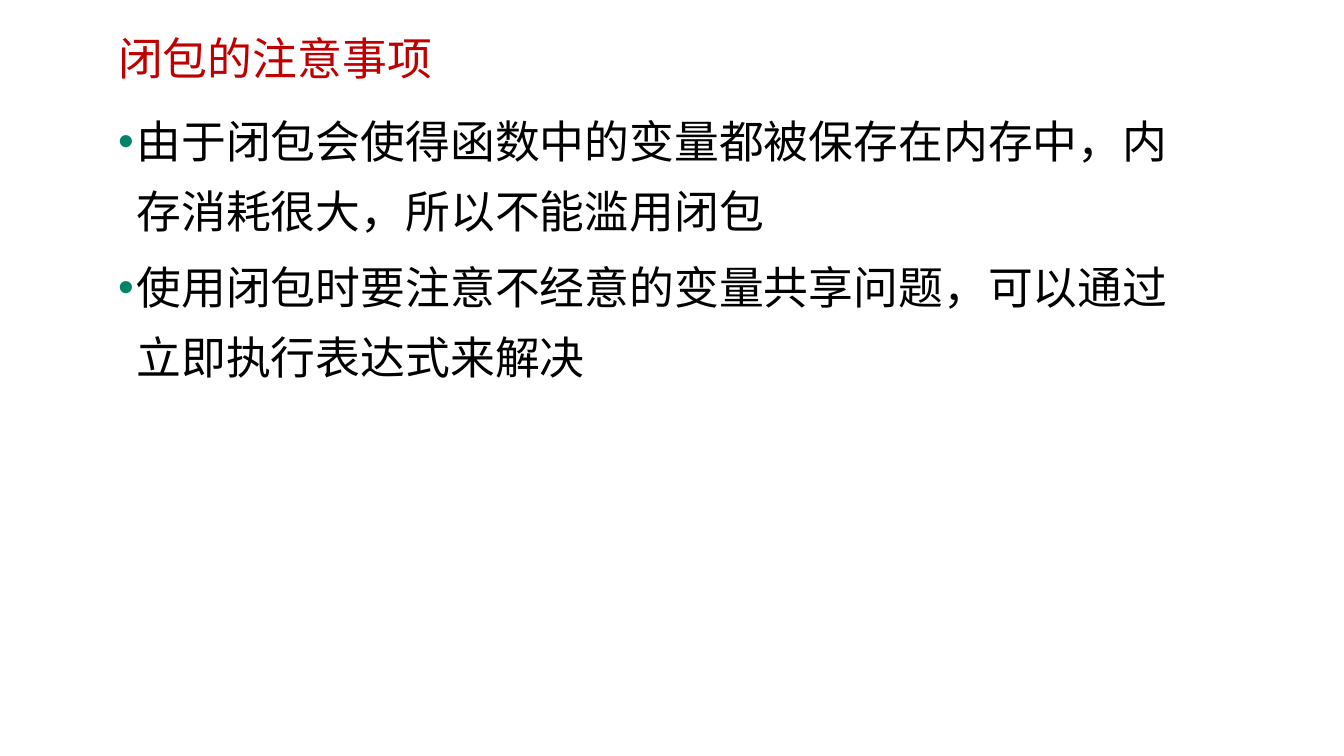
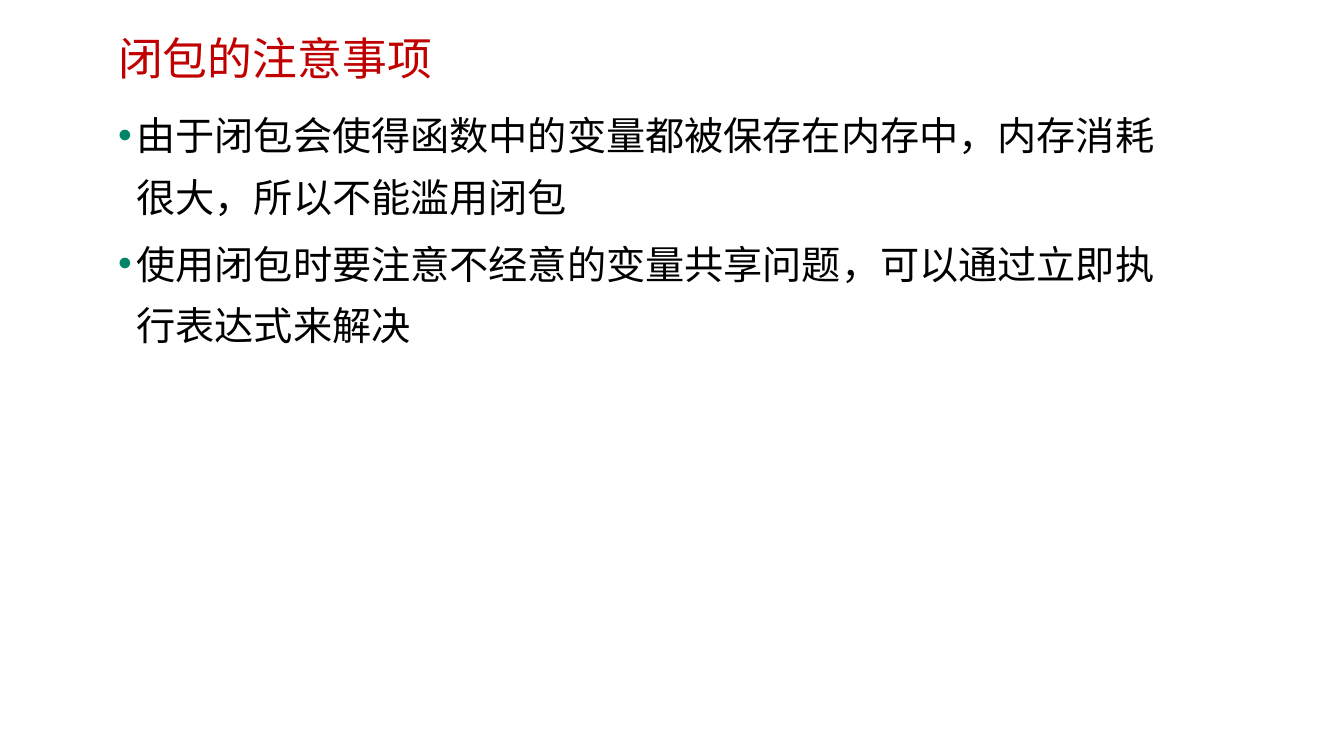
Before and after one commit to edu2act/course-javascript-advanced, a slide deck: slide 14 of 课程PPT/12.JS闭包.pptx (slide 13 before the commit). Drawn at 1344x756 pixels with LibreOffice and Linux fonts; fonts in the diff are those of the drawing; background and template pictures are left out. Boxes give left, top, right and bottom in pixels: in the first picture for what was removed or moved away, otherwise in the second. Text is boxed around its words. In the diff, an @@ line names an element or a change of style, - is before the commit and + after.

```diff
--- a/课程PPT/12.JS闭包.pptx
+++ b/课程PPT/12.JS闭包.pptx
@@ text "由于闭包会使得函数中的变量都被保存在内存中，内存消耗很大，所以不能滥用闭包" at [137,116,1155,344]: size 32 to 28 pt @@
```
Also in this commit, not shown: 3 other slides changed, 2 slides added, 1 slide removed, 3 other files.
